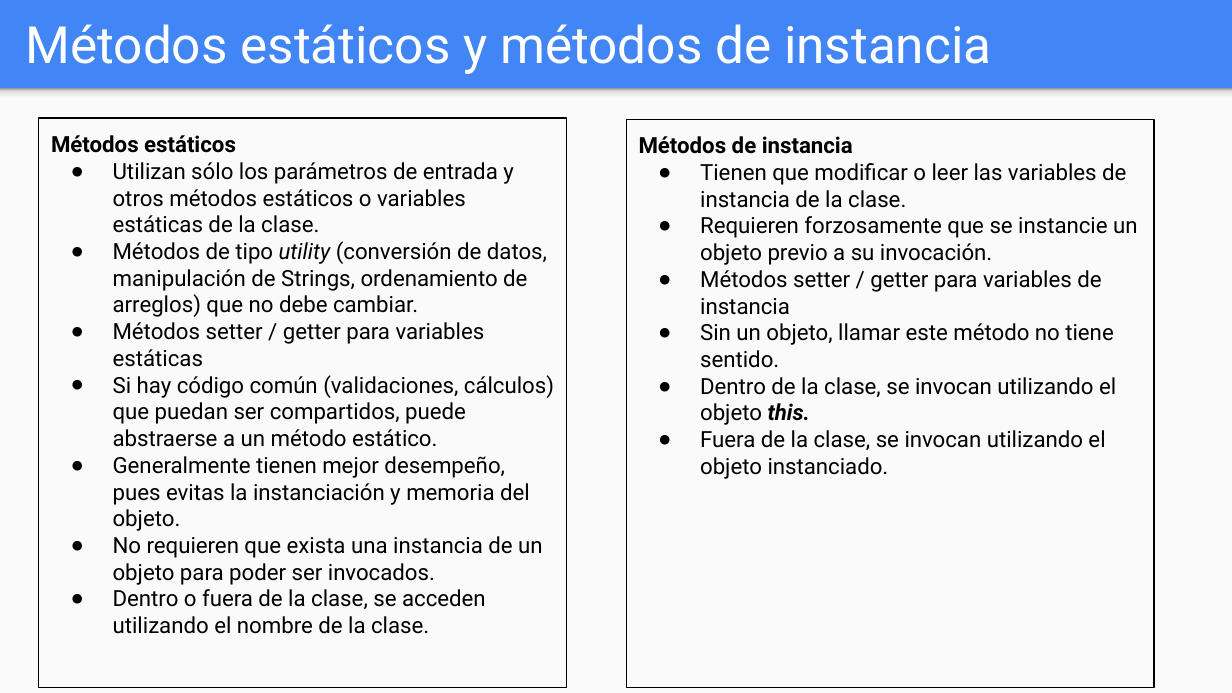
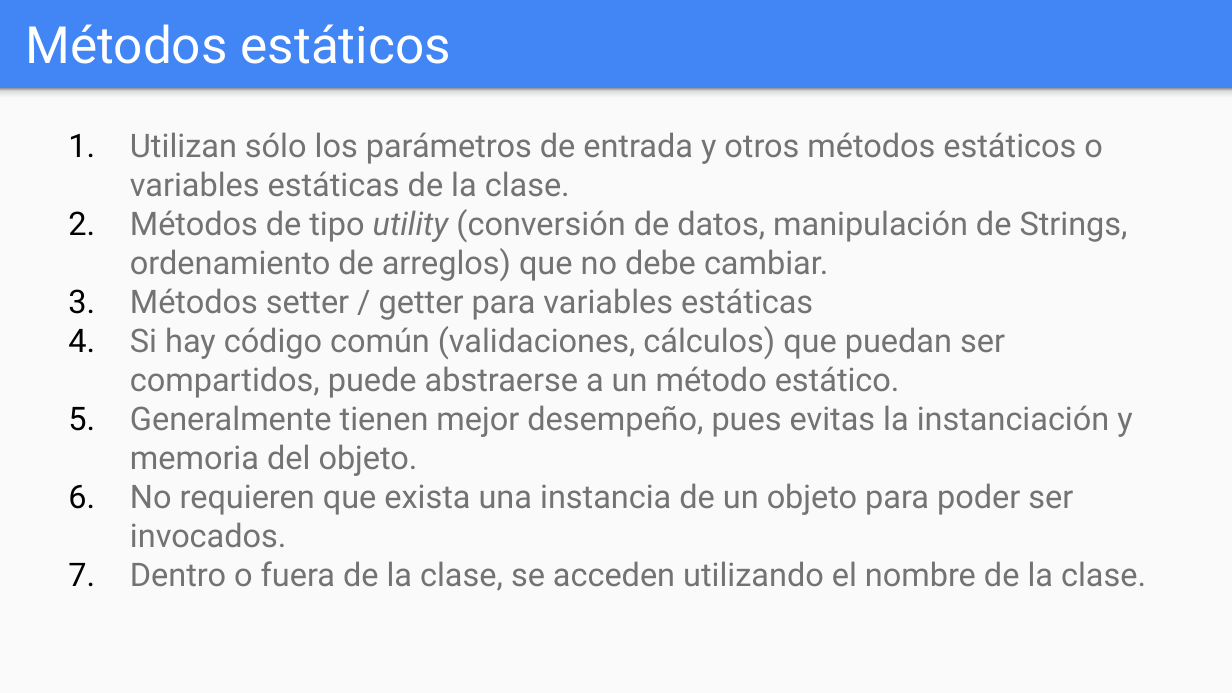
Before and after one commit to OMardil/INFO2, a slide deck: slide 12 of MOD06_Variables_y_metodos_estaticos/01 Presentacion/INFO2_MOD06-Variables_y_metodos_estaticos.pptx (slide 13 before the commit). Drawn at 1232x693 pixels with LibreOffice and Linux fonts; fonts in the diff are those of the drawing. Boxes give left, top, right and bottom in pixels: in the first picture for what was removed or moved away, otherwise in the second. Text is boxed around its words. In the diff, an @@ line names an element or a change of style, - is before the commit and + after.

```diff
--- a/MOD06_Variables_y_metodos_estaticos/01 Presentacion/INFO2_MOD06-Variables_y_metodos_estaticos.pptx
+++ b/MOD06_Variables_y_metodos_estaticos/01 Presentacion/INFO2_MOD06-Variables_y_metodos_estaticos.pptx
@@ title at box(26, 24, 451, 64): text changed @@
-Métodos estáticos y métodos de instancia
+Métodos estáticos
@@ text "Utilizan sólo los parámetros de ...": place and size @@
-text "Utilizan sólo los parámetros de ..." at box(38, 118, 565, 689)
+text "Utilizan sólo los parámetros de ..." at box(130, 132, 1146, 591)
@@ text "Utilizan sólo los parámetros de ..." at box(130, 132, 1146, 591): size 13 to 19 pt, text colour #000000 to #737373; bullet ● to 1.; outline #000000 0.75 pt to none @@
@@ text at box(51, 135, 236, 153): paragraph removed @@
-Métodos estáticos
@@ rectangle removed at box(626, 120, 1153, 689) @@
-Métodos de instancia
-● Tienen que modificar o leer las variables de instancia de la clase.
-● Requieren forzosamente que se instancie un objeto previo a su invocación.
-● Métodos setter / getter para variables de instancia
-● Sin un objeto, llamar este método no tiene sentido.
-● Dentro de la clase, se invocan utilizando el objeto this.
-● Fuera de la clase, se invocan utilizando el objeto instanciado.
```
Also in this commit, not shown: 13 other slides changed, 4 slides added, 3 slides removed, 22 other files.
